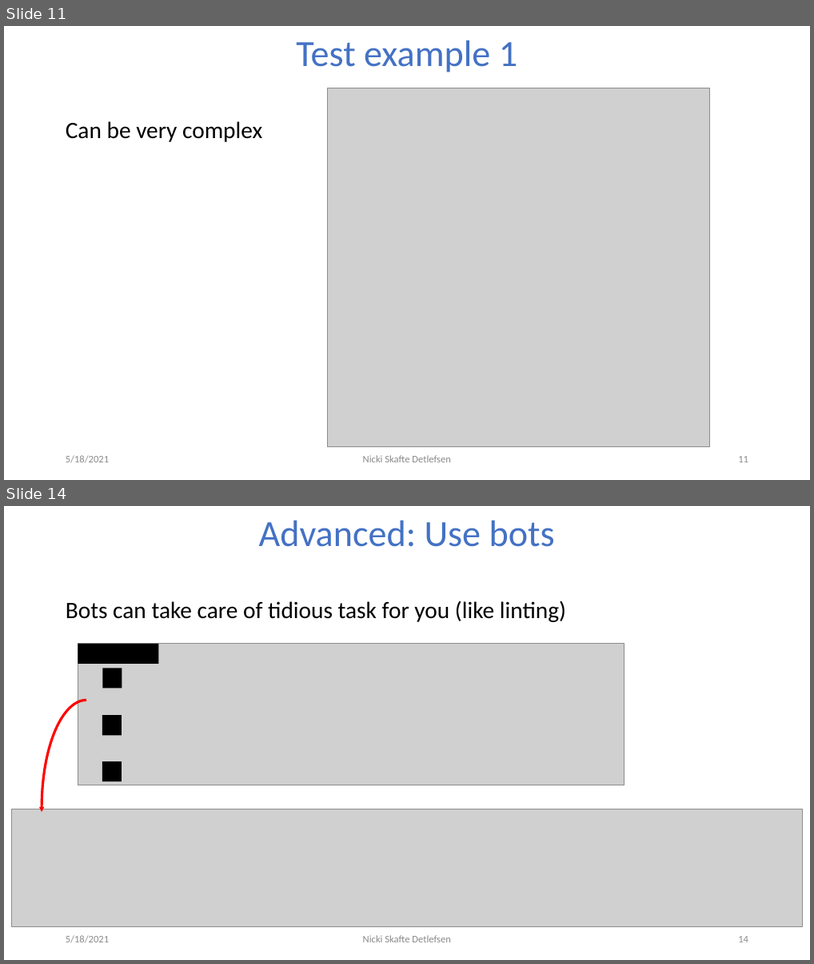
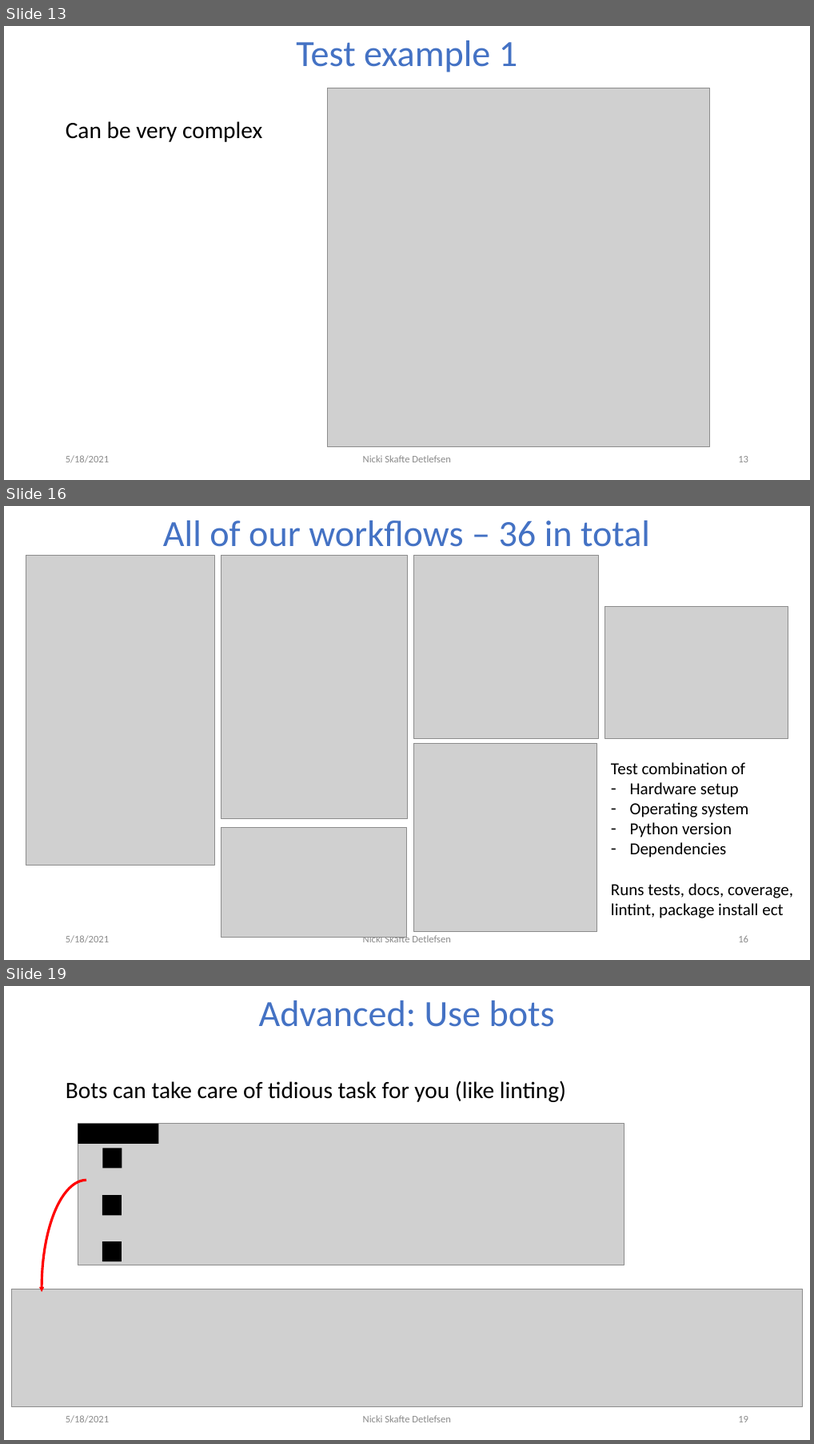
Before and after one commit to DeepEasterbunny/dtu_mlops, a slide deck: 04_continues_integration/ci.pptx. Shown one above the other, each under a label of ours: slides 11 and 14 before the commit, slides 13, 16 and 19 after it; the slides between them are not shown. The pictures are 814x964 and 814x1444 pixels, drawn with LibreOffice and Linux fonts; fonts in the diff are those of the drawing; grey boxes stand for pictures; background and template pictures are left out. Boxes give left, top, right and bottom in pixels: in the first picture for what was removed or moved away, otherwise in the second. Text is boxed around its words. In the diff, an @@ line names an element or a change of style, - is before the commit and + after.

```diff
--- a/04_continues_integration/ci.pptx
+++ b/04_continues_integration/ci.pptx
@@ slide 16 added at (4, 506, 810, 960), background #FFFFFF @@
@@ title added at (163, 520, 650, 556), 44 pt, text #4472C4 @@
+All of our workflows – 36 in total
@@ picture added at (26, 555, 214, 864) @@
@@ picture added at (221, 555, 407, 819) @@
@@ picture added at (414, 555, 598, 738) @@
@@ picture added at (606, 607, 789, 738) @@
@@ picture added at (414, 743, 598, 931) @@
@@ text added at (611, 762, 794, 918), 20 pt, text #000000 @@
+Test combination of
+– Hardware setup
+– Operating system
+– Python version
+– Dependencies
+Runs tests, docs, coverage, lintint, package install ect
@@ picture added at (221, 828, 407, 936) @@
@@ text added at (66, 935, 109, 943), 12 pt, text #8C8C8C @@
+5/18/2021
@@ text added at (363, 934, 451, 945), 12 pt, text #8C8C8C @@
+Nicki Skafte Detlefsen
@@ page number added at (738, 935, 749, 942), 12 pt, text #8C8C8C @@
+16
@@ what was slide 11 is now slide 13 @@
@@ page number at (738, 456, 749, 462): text changed @@
-11
+13
@@ what was slide 14 is now slide 19 @@
@@ page number at (738, 1416, 749, 1422): text changed @@
-14
+19
```
Also in this commit, not shown: 3 slides changed, 4 other slides added, 1 other file.
